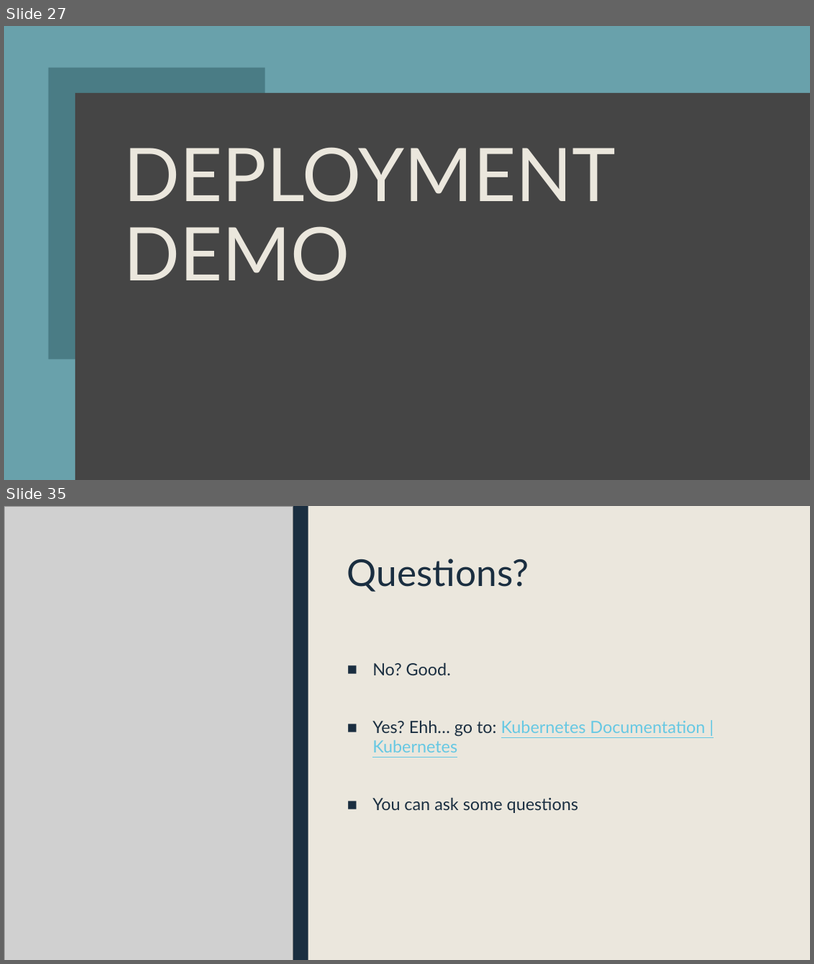
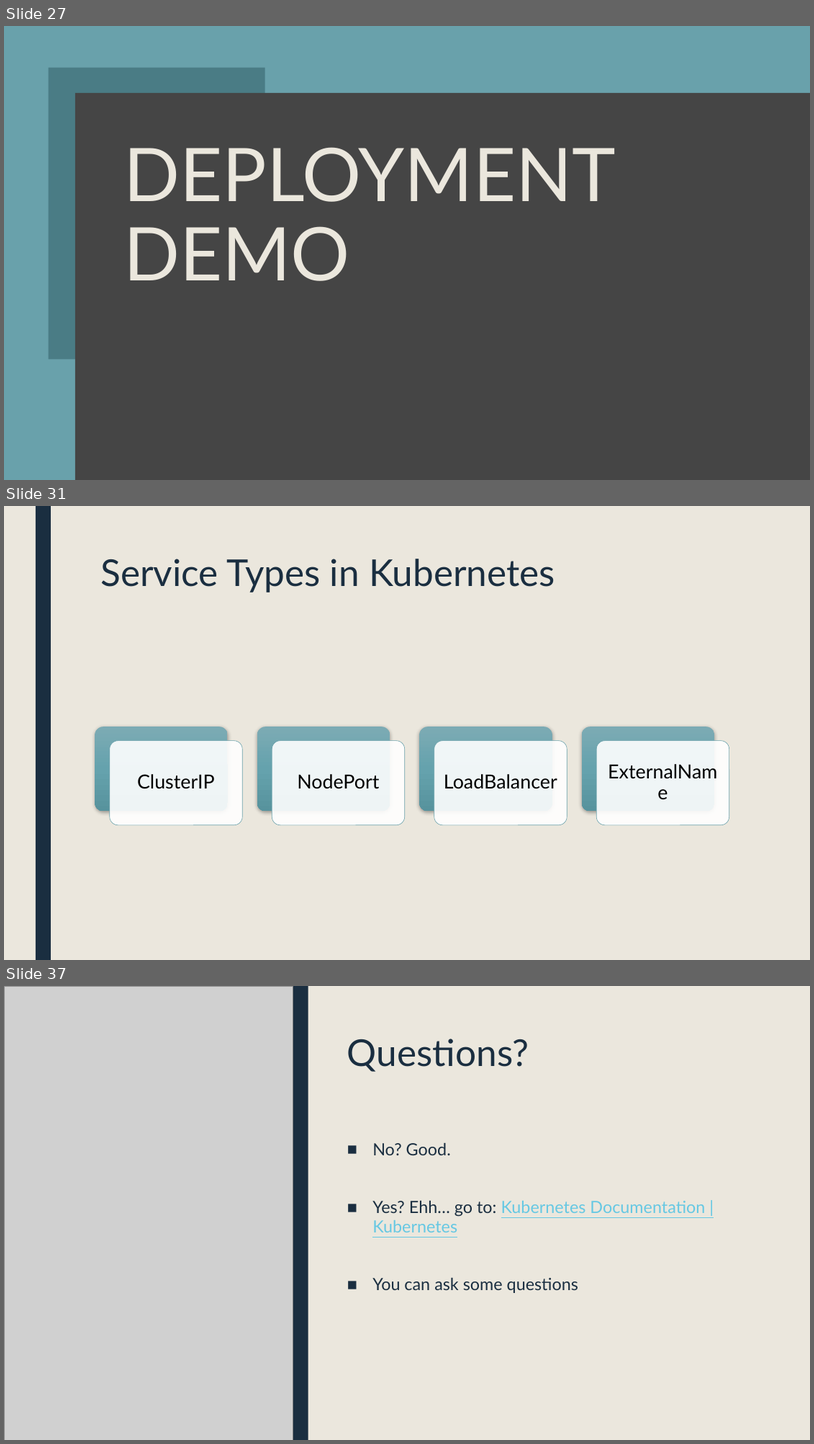
Before and after one commit to sebivenlo/ESD-2023-Kubernetes, a slide deck: presentation/Kubernetes.pptx. Shown one above the other, each under a label of ours: slides 27 and 35 before the commit, slides 27, 31 and 37 after it; the slides between them are not shown. The pictures are 814x964 and 814x1444 pixels, drawn with LibreOffice and Linux fonts; fonts in the diff are those of the drawing; grey boxes stand for pictures. Boxes give left, top, right and bottom in pixels: in the first picture for what was removed or moved away, otherwise in the second. Text is boxed around its words. In the diff, an @@ line names an element or a change of style, - is before the commit and + after.

Commit message:
Changes in slides about services
I Improved the slides regarding the Services in kubernetes.

```diff
--- a/presentation/Kubernetes.pptx
+++ b/presentation/Kubernetes.pptx
@@ slide 31 added at [4,506,810,960], background #EBE7DD; not listed: 1 template element that a slide beside it also shows @@
@@ title added at [100,559,556,592], 44 pt, text #1A2E40 @@
+Service Types in Kubernetes
@@ group added at [95,727,730,825]: 8 rounded rectangles, 4 texts @@
+ClusterIP
+NodePort
+LoadBalancer
+ExternalName
@@ what was slide 35 is now slide 37 @@
```
Also in this commit, not shown: 3 slides changed, 4 other slides added, 3 slides removed.
